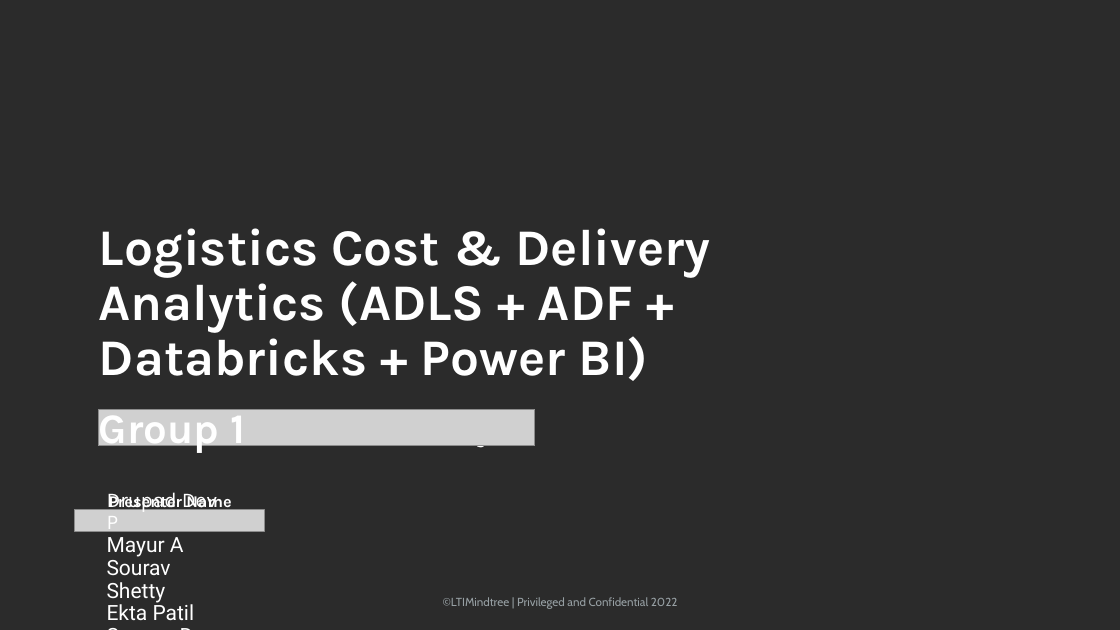
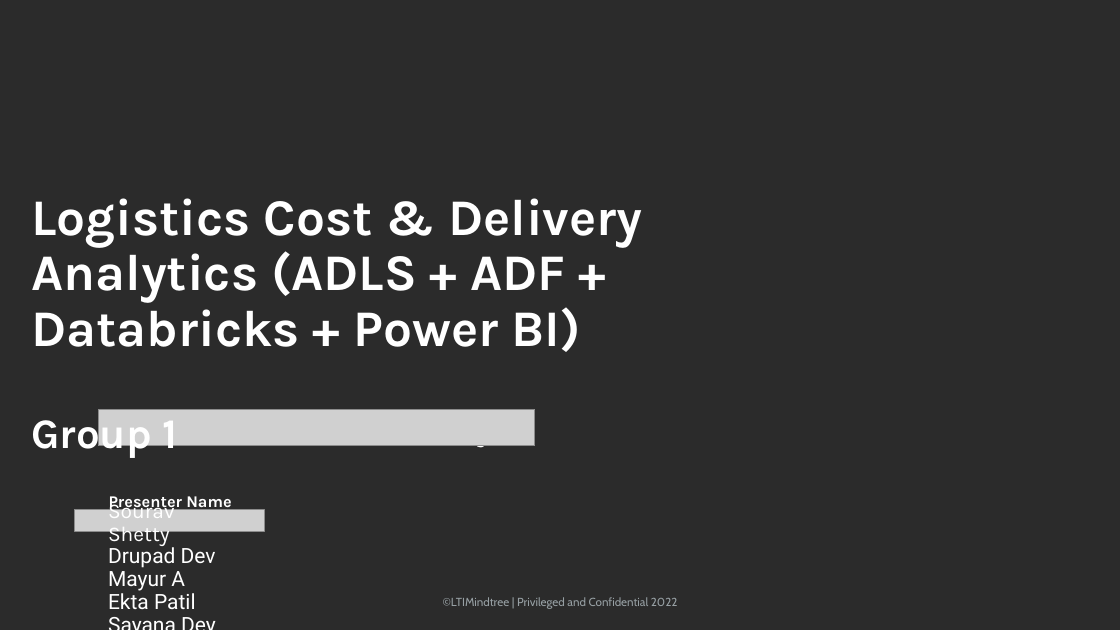
Before and after one commit to Drupad-DeV/Logistics-CAP, a slide deck: slide 1 of Logistics Cost & Delivery Analytics (ADLS +.pptx. Drawn at 1120x630 pixels with LibreOffice and Linux fonts; fonts in the diff are those of the drawing; grey boxes stand for pictures; background and template pictures are left out; a plain dark background stands for a picture behind light text. Boxes give left, top, right and bottom in pixels: in the first picture for what was removed or moved away, otherwise in the second. Text is boxed around its words. In the diff, an @@ line names an element or a change of style, - is before the commit and + after.

```diff
--- a/Logistics Cost & Delivery Analytics (ADLS +.pptx
+++ b/Logistics Cost & Delivery Analytics (ADLS +.pptx
@@ title "Logistics Cost & Delivery Analytics ...": place and size @@
-title "Logistics Cost & Delivery Analytics ..." at [99,228,711,381]
+title "Logistics Cost & Delivery Analytics ..." at [31,198,643,352]
@@ text "Group 1": place and size @@
-text "Group 1" at [99,405,245,454]
+text "Group 1" at [31,411,178,460]
@@ text at [108,499,216,568]: text changed @@
-Drupad Dev P
+Sourav Shetty
+Drupad Dev
@@ text at [107,555,171,603]: paragraph removed @@
-Sourav Shetty
```
Also in this commit, not shown: 6 other slides changed, 4 slides added, 12 slides removed.
